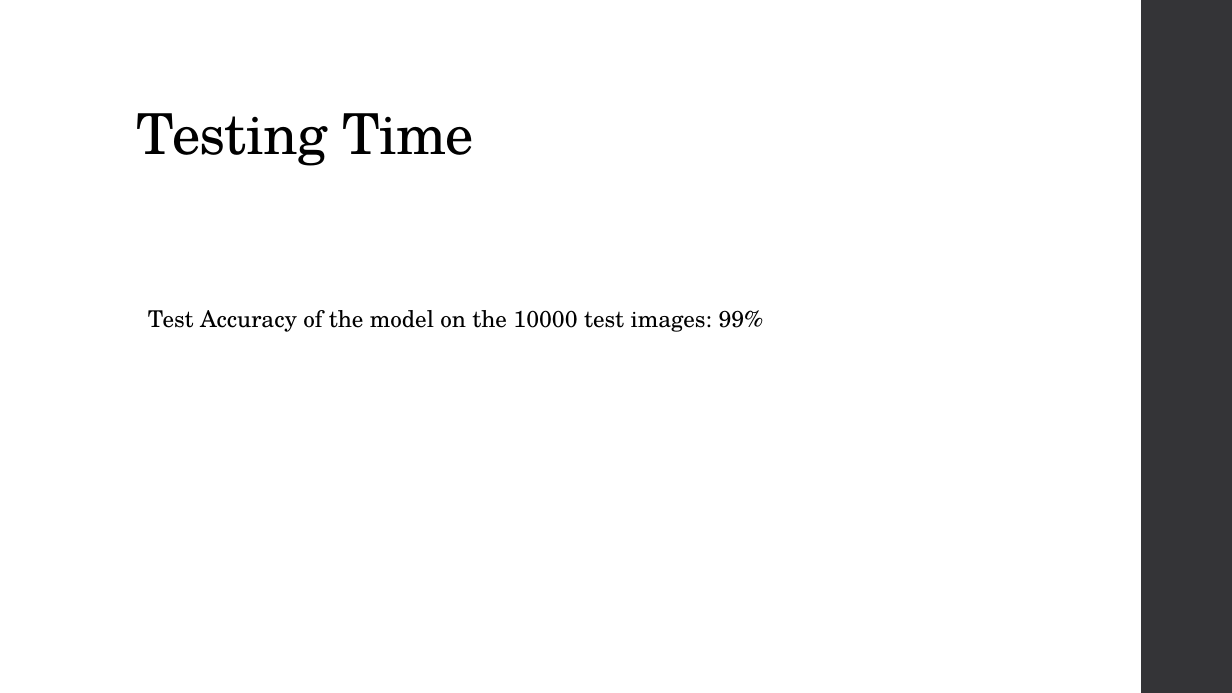
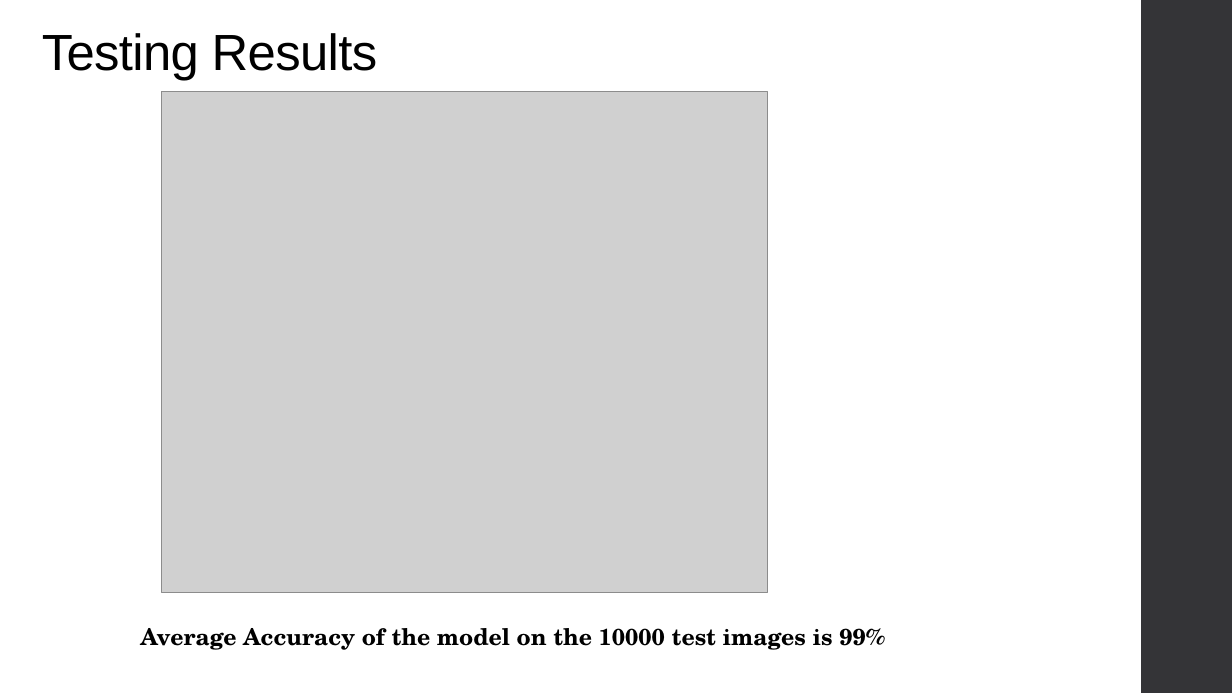
Before and after one commit to evazhang720/Final-Group-8, a slide deck: slide 12 of Final-Group-Presentation/ML2 - Final Project-Slice.pptx (slide 10 before the commit). Drawn at 1232x693 pixels with LibreOffice and Linux fonts; fonts in the diff are those of the drawing; grey boxes stand for pictures. Boxes give left, top, right and bottom in pixels: in the first picture for what was removed or moved away, otherwise in the second. Text is boxed around its words. In the diff, an @@ line names an element or a change of style, - is before the commit and + after.

```diff
--- a/Final-Group-Presentation/ML2 - Final Project-Slice.pptx
+++ b/Final-Group-Presentation/ML2 - Final Project-Slice.pptx
@@ title at [42,33,378,81]: text changed; size 44 to 39.6 pt; font TeX Gyre Schola to Arial @@
-Testing Time
+Testing Results
@@ picture added at [162,91,767,592] @@
@@ text at [140,628,885,650]: text changed; bold on @@
-Test Accuracy of the model on the 10000 test images: 99%
+Average Accuracy of the model on the 10000 test images is 99%
```
Also in this commit, not shown: 8 other slides changed, 5 slides added, 2 slides removed.
